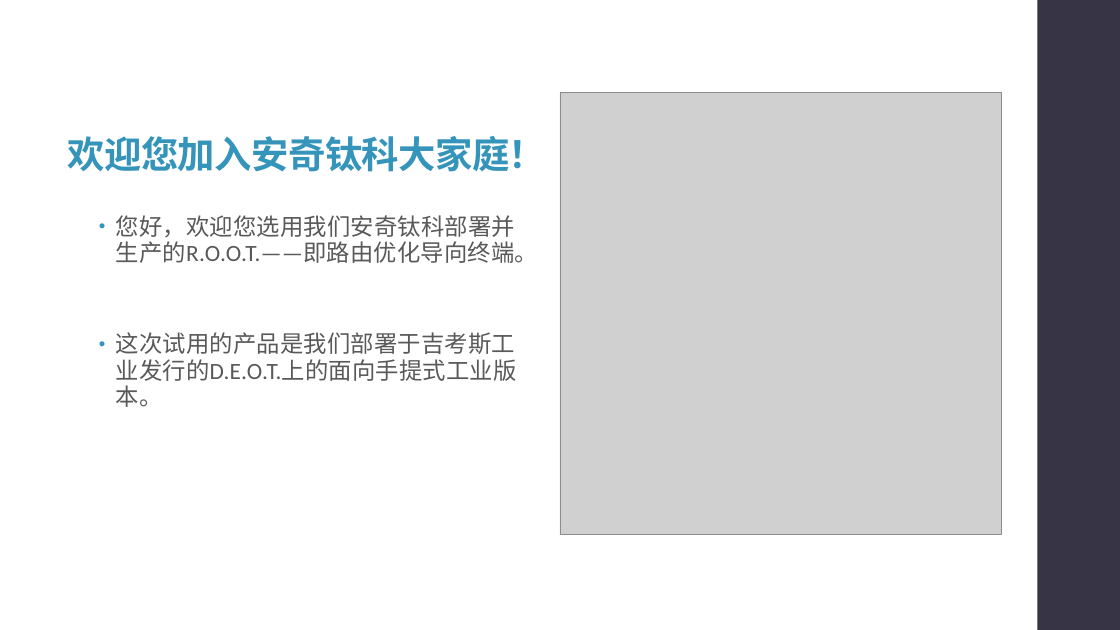
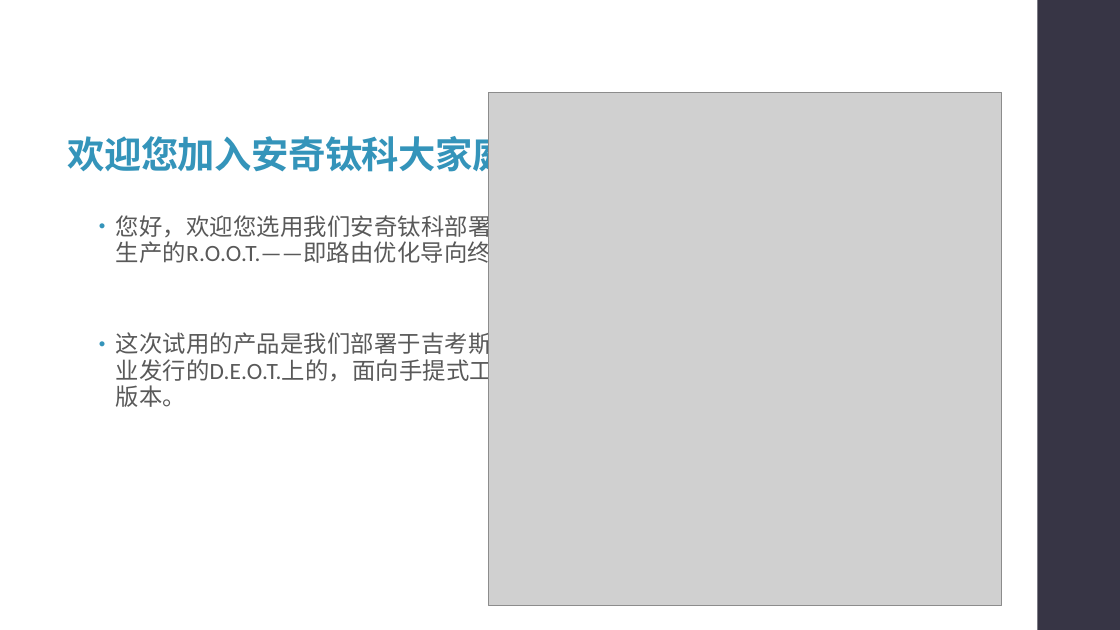
Before and after one commit to syx007/GamePlayGround, a slide deck: slide 2 of document/ROOT 操作指南.pptx. Drawn at 1120x630 pixels with LibreOffice and Linux fonts; fonts in the diff are those of the drawing; grey boxes stand for pictures. Boxes give left, top, right and bottom in pixels: in the first picture for what was removed or moved away, otherwise in the second. Text is boxed around its words. In the diff, an @@ line names an element or a change of style, - is before the commit and + after.

```diff
--- a/document/ROOT 操作指南.pptx
+++ b/document/ROOT 操作指南.pptx
@@ picture: place and size @@
-picture at (560, 92, 1002, 534)
+picture at (488, 92, 1002, 606)
@@ text at (116, 328, 517, 407): text changed @@
-• 这次试用的产品是我们部署于吉考斯工业发行的D.E.O.T.上的面向手提式工业版本。
+• 这次试用的产品是我们部署于吉考斯工业发行的D.E.O.T.上的，面向手提式工业版本。
```
Also in this commit, not shown: 11 other slides changed, 3 slides added, 1 slide removed.
